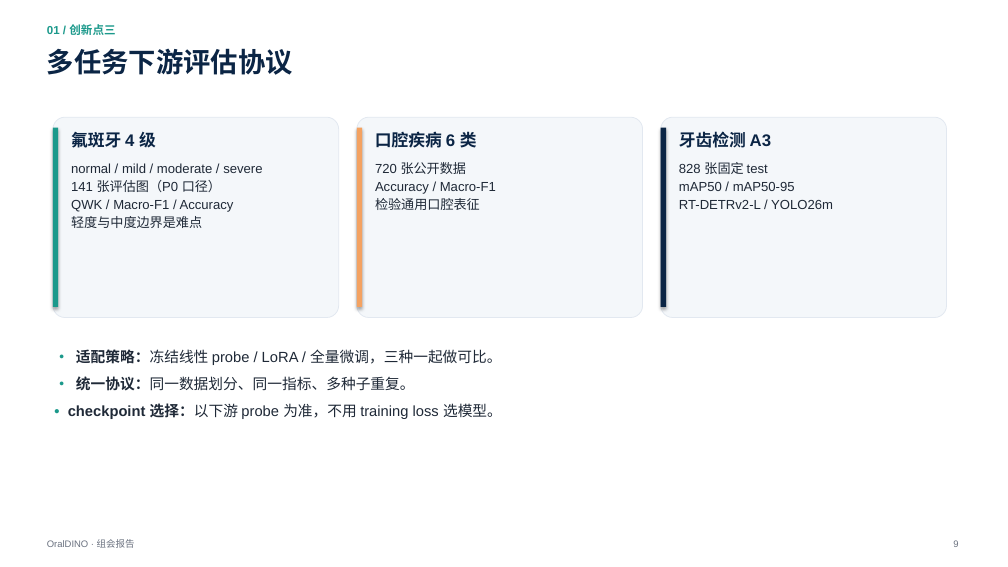
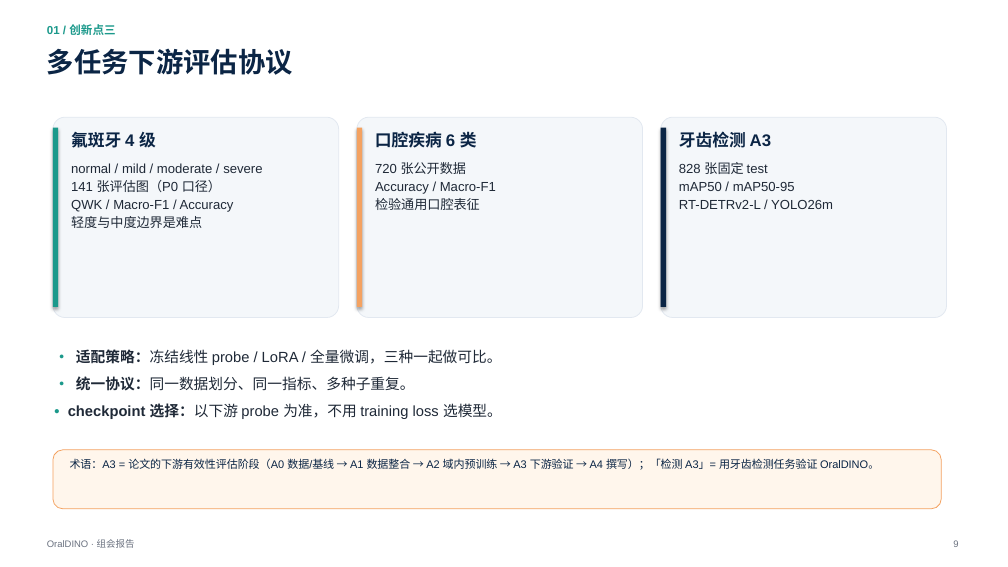
Before and after one commit to XiaoHG/MRG-05-Tooth-Seg, a slide deck: slide 9 of group-meeting/20261111/OralDINO_group_meeting_20261111.pptx. Drawn at 1008x567 pixels with LibreOffice and Linux fonts; fonts in the diff are those of the drawing. Boxes give left, top, right and bottom in pixels: in the first picture for what was removed or moved away, otherwise in the second. Text is boxed around its words. In the diff, an @@ line names an element or a change of style, - is before the commit and + after.

```diff
--- a/group-meeting/20261111/OralDINO_group_meeting_20261111.pptx
+++ b/group-meeting/20261111/OralDINO_group_meeting_20261111.pptx
@@ rounded rectangle added at [53, 450, 941, 509], fill #FFF6EC, outline #F4A261 0.75 pt @@
@@ text added at [70, 458, 879, 470], 10.5 pt, text #0B2545 @@
+术语：A3 = 论文的下游有效性评估阶段（A0 数据/基线 → A1 数据整合 → A2 域内预训练 → A3 下游验证 → A4 撰写）；「检测 A3」= 用牙齿检测任务验证 OralDINO。
```
Also in this commit, not shown: 2 other slides changed, 1 other file.
